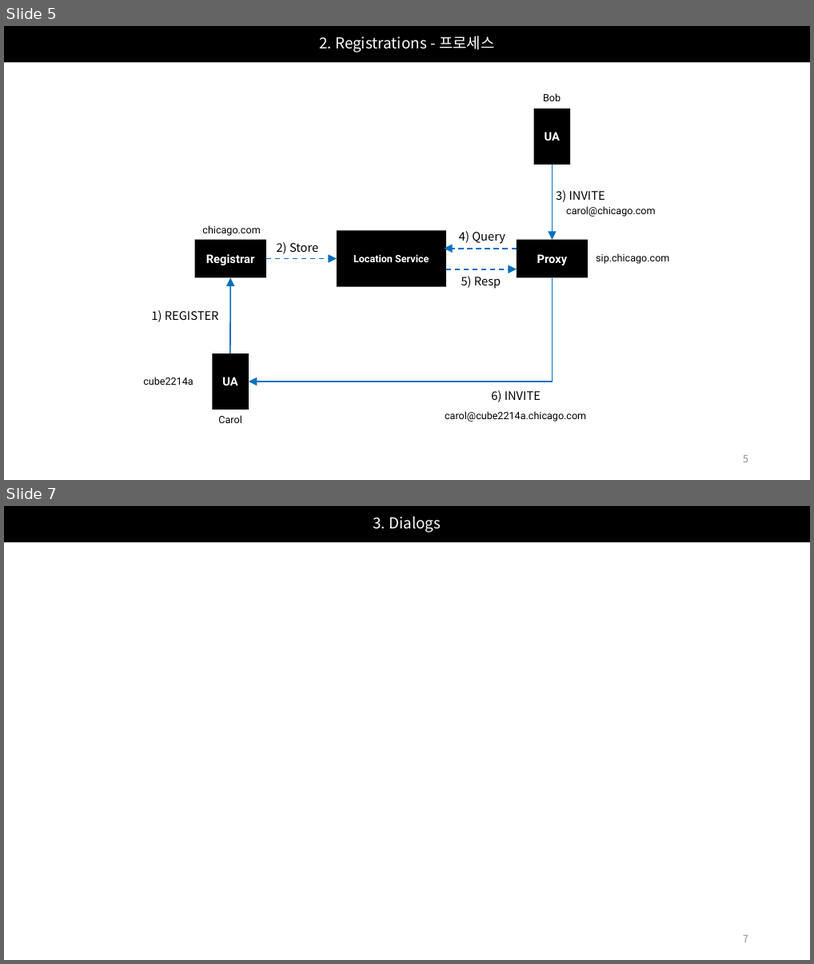
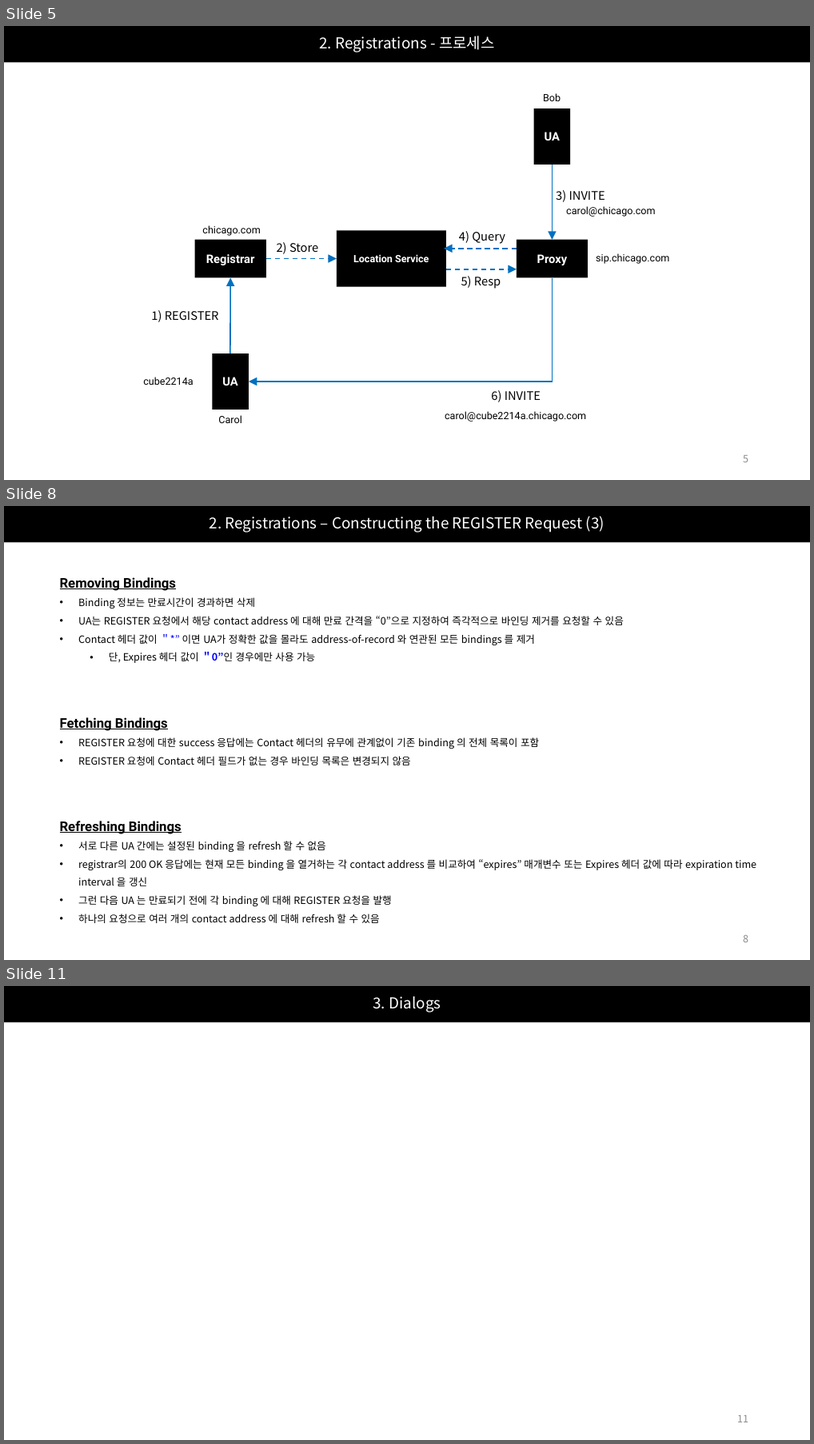
Before and after one commit to Epsilonely/SIP-Survey, a slide deck: 세미나 2차.pptx. Shown one above the other, each under a label of ours: slides 5 and 7 before the commit, slides 5, 8 and 11 after it; the slides between them are not shown. The pictures are 814x964 and 814x1444 pixels, drawn with LibreOffice and Linux fonts; fonts in the diff are those of the drawing. Boxes give left, top, right and bottom in pixels: in the first picture for what was removed or moved away, otherwise in the second. Text is boxed around its words. In the diff, an @@ line names an element or a change of style, - is before the commit and + after.

```diff
--- a/세미나 2차.pptx
+++ b/세미나 2차.pptx
@@ slide 8 added at (x1=4, y1=506, x2=810, y2=960), background #FFFFFF @@
@@ title added at (x1=4, y1=506, x2=810, y2=542), fill #000000, 18 pt, text #FFFFFF @@
+2. Registrations – Constructing the REGISTER Request (3)
@@ text added at (x1=60, y1=577, x2=624, y2=663), 12 pt, text #000000 @@
+Removing Bindings
+• Binding 정보는 만료시간이 경과하면 삭제
+• UA는 REGISTER 요청에서 해당 contact address 에 대해 만료 간격을 “0”으로 지정하여 즉각적으로 바인딩 제거를 요청할 수 있음
+• Contact 헤더 값이 ＂*” 이면 UA가 정확한 값을 몰라도 address-of-record 와 연관된 모든 bindings 를 제거
+  • 단, Expires 헤더 값이 ＂0”인 경우에만 사용 가능
@@ text added at (x1=60, y1=717, x2=539, y2=765), 12 pt, text #000000 @@
+Fetching Bindings
+• REGISTER 요청에 대한 success 응답에는 Contact 헤더의 유무에 관계없이 기존 binding 의 전체 목록이 포함
+• REGISTER 요청에 Contact 헤더 필드가 없는 경우 바인딩 목록은 변경되지 않음
@@ text added at (x1=60, y1=820, x2=757, y2=923), 12 pt, text #000000 @@
+Refreshing Bindings
+• 서로 다른 UA 간에는 설정된 binding 을 refresh 할 수 없음
+• registrar의 200 OK 응답에는 현재 모든 binding 을 열거하는 각 contact address 를 비교하여 “expires” 매개변수 또는 Expires 헤더 값에 따라 expiration time interval 을 갱신
+• 그런 다음 UA 는 만료되기 전에 각 binding 에 대해 REGISTER 요청을 발행
+• 하나의 요청으로 여러 개의 contact address 에 대해 refresh 할 수 있음
@@ page number added at (x1=743, y1=935, x2=749, y2=942), 12 pt, text #8C8C8C @@
+8
@@ what was slide 7 is now slide 11 @@
@@ page number at (x1=738, y1=1415, x2=749, y2=1422): text changed @@
-7
+11
```
Also in this commit, not shown: 2 slides changed, 3 other slides added.
